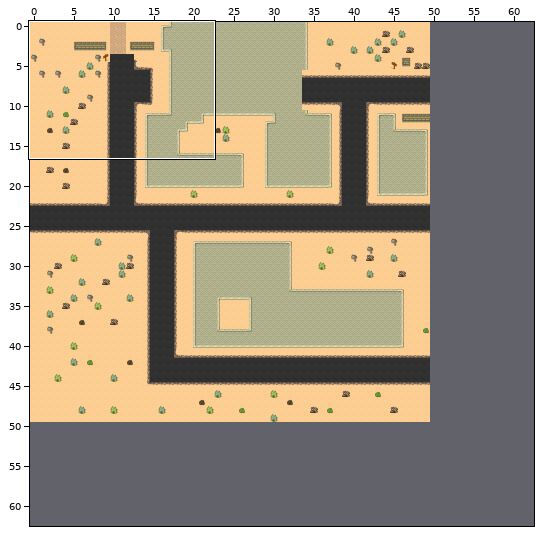
Level history. Tiled map (JSON): assets/maps/enter-city.json. Above: a wide view before the commit, with the close-up outlined.
Close-up. Before the edit:
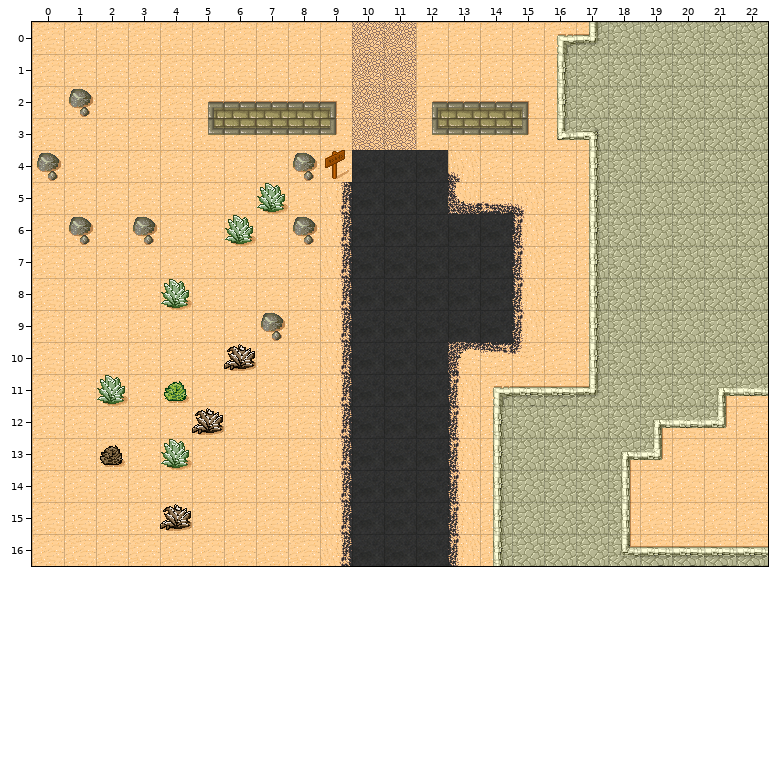
Cells are 32x32 px. Shown: x 0..22, y 0..16. The commit also changed other parts of the map, which this record leaves out. The old version is drawn lined up with the new one.
After the commit:
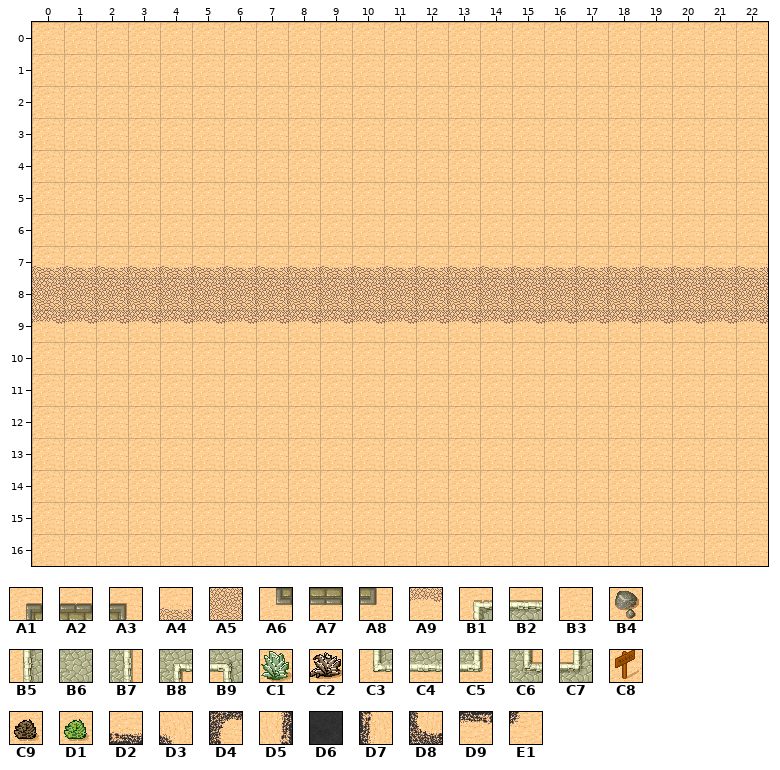
Key: from "Desert": A1 0, A2 1, A3 2, A4 6, A5 14, A6 16, A7 17, A8 18, A9 22, B1 24, B2 25, B3 29, B4 31, B5 32, B6 33, B7 34, B8 35, B9 36, C1 37, C2 38, C3 40, C4 41, C5 42, C6 43, C7 44, C8 45, C9 46, D1 47; from "Roads": D2 1, D3 2, D4 3, D5 5, D6 6, D7 7, D8 8, D9 11, E1 12.
__ is an empty cell.
Tiles of an added or newly shown layer are drawn over the layers below it.
What changed:
map size 50x50 -> 63x63 cells
Layer "Roads" (removed):
y 0: x 10..11 A5 A5 -> __ __; x 16..22 B1 C7 B6 B6 B6 B6 B6 -> __ __ __ __ __ __ __
y 1: x 10..11 A5 A5 -> __ __; x 16..22 B5 B6 B6 B6 B6 B6 B6 -> __ __ __ __ __ __ __
y 2: x 1 B4 -> __; x 5..22 A1 A2 A2 A2 A3 A5 A5 A1 A2 A2 A3 B5 B6 B6 B6 B6 B6 B6 -> __ __ __ __ __ __ __ __ __ __ __ __ __ __ __ __ __ __
y 3: x 5..22 A6 A7 A7 A7 A8 A5 A5 A6 A7 A7 A8 C3 B9 B6 B6 B6 B6 B6 -> __ __ __ __ __ __ __ __ __ __ __ __ __ __ __ __ __ __
y 4: x 0 B4 -> __; x 8..13 B4 C8 D6 D6 D6 D3 -> __ __ __ __ __ __; x 17..22 B5 B6 B6 B6 B6 B6 -> __ __ __ __ __ __
y 5: x 7 C1 -> __; x 9..15 D5 D6 D6 D6 D8 D2 D3 -> __ __ __ __ __ __ __; x 17..22 B5 B6 B6 B6 B6 B6 -> __ __ __ __ __ __
y 6: x 1 B4 -> __; x 3 B4 -> __; x 6 C1 -> __; x 8..15 B4 D5 D6 D6 D6 D6 D6 D7 -> __ __ __ __ __ __ __ __; x 17..22 B5 B6 B6 B6 B6 B6 -> __ __ __ __ __ __
y 7: x 0..22 B3 B3 B3 B3 B3 B3 B3 B3 B3 D5 D6 D6 D6 D6 D6 D7 B3 B5 B6 B6 B6 B6 B6 -> __ __ __ __ __ __ __ __ __ __ __ __ __ __ __ __ __ __ __ __ __ __ __
y 8: x 0..22 B3 B3 B3 B3 C1 B3 B3 B3 B3 D5 D6 D6 D6 D6 D6 D7 B3 B5 B6 B6 B6 B6 B6 -> __ __ __ __ __ __ __ __ __ __ __ __ __ __ __ __ __ __ __ __ __ __ __
y 9: x 0..22 B3 B3 B3 B3 B3 B3 B3 B4 B3 D5 D6 D6 D6 D6 D6 D7 B3 B5 B6 B6 B6 B6 B6 -> __ __ __ __ __ __ __ __ __ __ __ __ __ __ __ __ __ __ __ __ __ __ __
y 10: x 6 C2 -> __; x 9..15 D5 D6 D6 D6 D4 D9 E1 -> __ __ __ __ __ __ __; x 17..22 B5 B6 B6 B6 B6 B6 -> __ __ __ __ __ __
y 11: x 2 C1 -> __; x 4 D1 -> __; x 9..22 D5 D6 D6 D6 D7 B1 B2 B2 C7 B6 B6 B6 B8 C4 -> __ __ __ __ __ __ __ __ __ __ __ __ __ __
y 12: x 5 C2 -> __; x 9..21 D5 D6 D6 D6 D7 B5 B6 B6 B6 B6 B8 C4 C5 -> __ __ __ __ __ __ __ __ __ __ __ __ __
y 13: x 2 C9 -> __; x 4 C1 -> __; x 9..19 D5 D6 D6 D6 D7 B5 B6 B6 B6 B8 C5 -> __ __ __ __ __ __ __ __ __ __ __
y 14: x 9..18 D5 D6 D6 D6 D7 B5 B6 B6 B6 B7 -> __ __ __ __ __ __ __ __ __ __
y 15: x 4 C2 -> __; x 9..18 D5 D6 D6 D6 D7 B5 B6 B6 B6 B7 -> __ __ __ __ __ __ __ __ __ __
y 16: x 9..22 D5 D6 D6 D6 D7 B5 B6 B6 B6 C6 B2 B2 B2 B2 -> __ __ __ __ __ __ __ __ __ __ __ __ __ __
Layer "Tile Layer 1" (added):
y 0..1: x 10..11 __ __ -> B3 B3; x 16..22 __ __ __ __ __ __ __ -> B3 B3 B3 B3 B3 B3 B3
y 2: x 1 __ -> B3; x 5..22 __ __ __ __ __ __ __ __ __ __ __ __ __ __ __ __ __ __ -> B3 B3 B3 B3 B3 B3 B3 B3 B3 B3 B3 B3 B3 B3 B3 B3 B3 B3
y 3: x 5..22 __ __ __ __ __ __ __ __ __ __ __ __ __ __ __ __ __ __ -> B3 B3 B3 B3 B3 B3 B3 B3 B3 B3 B3 B3 B3 B3 B3 B3 B3 B3
y 4: x 0 __ -> B3; x 8..13 __ __ __ __ __ __ -> B3 B3 B3 B3 B3 B3; x 17..22 __ __ __ __ __ __ -> B3 B3 B3 B3 B3 B3
y 5: x 7 __ -> B3; x 9..15 __ __ __ __ __ __ __ -> B3 B3 B3 B3 B3 B3 B3; x 17..22 __ __ __ __ __ __ -> B3 B3 B3 B3 B3 B3
y 6: x 1 __ -> B3; x 3 __ -> B3; x 6 __ -> B3; x 8..15 __ __ __ __ __ __ __ __ -> B3 B3 B3 B3 B3 B3 B3 B3; x 17..22 __ __ __ __ __ __ -> B3 B3 B3 B3 B3 B3
y 7: x 0..22 __ __ __ __ __ __ __ __ __ __ __ __ __ __ __ __ __ __ __ __ __ __ __ -> A4 A4 A4 A4 A4 A4 A4 A4 A4 A4 A4 A4 A4 A4 A4 A4 A4 A4 A4 A4 A4 A4 A4
y 8: x 0..22 __ __ __ __ __ __ __ __ __ __ __ __ __ __ __ __ __ __ __ __ __ __ __ -> A5 A5 A5 A5 A5 A5 A5 A5 A5 A5 A5 A5 A5 A5 A5 A5 A5 A5 A5 A5 A5 A5 A5
y 9: x 0..22 __ __ __ __ __ __ __ __ __ __ __ __ __ __ __ __ __ __ __ __ __ __ __ -> A9 A9 A9 A9 A9 A9 A9 A9 A9 A9 A9 A9 A9 A9 A9 A9 A9 A9 A9 A9 A9 A9 A9
y 10: x 6 __ -> B3; x 9..15 __ __ __ __ __ __ __ -> B3 B3 B3 B3 B3 B3 B3; x 17..22 __ __ __ __ __ __ -> B3 B3 B3 B3 B3 B3
y 11: x 2 __ -> B3; x 4 __ -> B3; x 9..22 __ __ __ __ __ __ __ __ __ __ __ __ __ __ -> B3 B3 B3 B3 B3 B3 B3 B3 B3 B3 B3 B3 B3 B3
y 12: x 5 __ -> B3; x 9..21 __ __ __ __ __ __ __ __ __ __ __ __ __ -> B3 B3 B3 B3 B3 B3 B3 B3 B3 B3 B3 B3 B3
y 13: x 2 __ -> B3; x 4 __ -> B3; x 9..19 __ __ __ __ __ __ __ __ __ __ __ -> B3 B3 B3 B3 B3 B3 B3 B3 B3 B3 B3
y 14: x 9..18 __ __ __ __ __ __ __ __ __ __ -> B3 B3 B3 B3 B3 B3 B3 B3 B3 B3
y 15: x 4 __ -> B3; x 9..18 __ __ __ __ __ __ __ __ __ __ -> B3 B3 B3 B3 B3 B3 B3 B3 B3 B3
y 16: x 9..22 __ __ __ __ __ __ __ __ __ __ __ __ __ __ -> B3 B3 B3 B3 B3 B3 B3 B3 B3 B3 B3 B3 B3 B3
Where, in picture pixels (left, top, right, bottom), the same in both close-ups:
changed: (32, 22, 768, 566)
